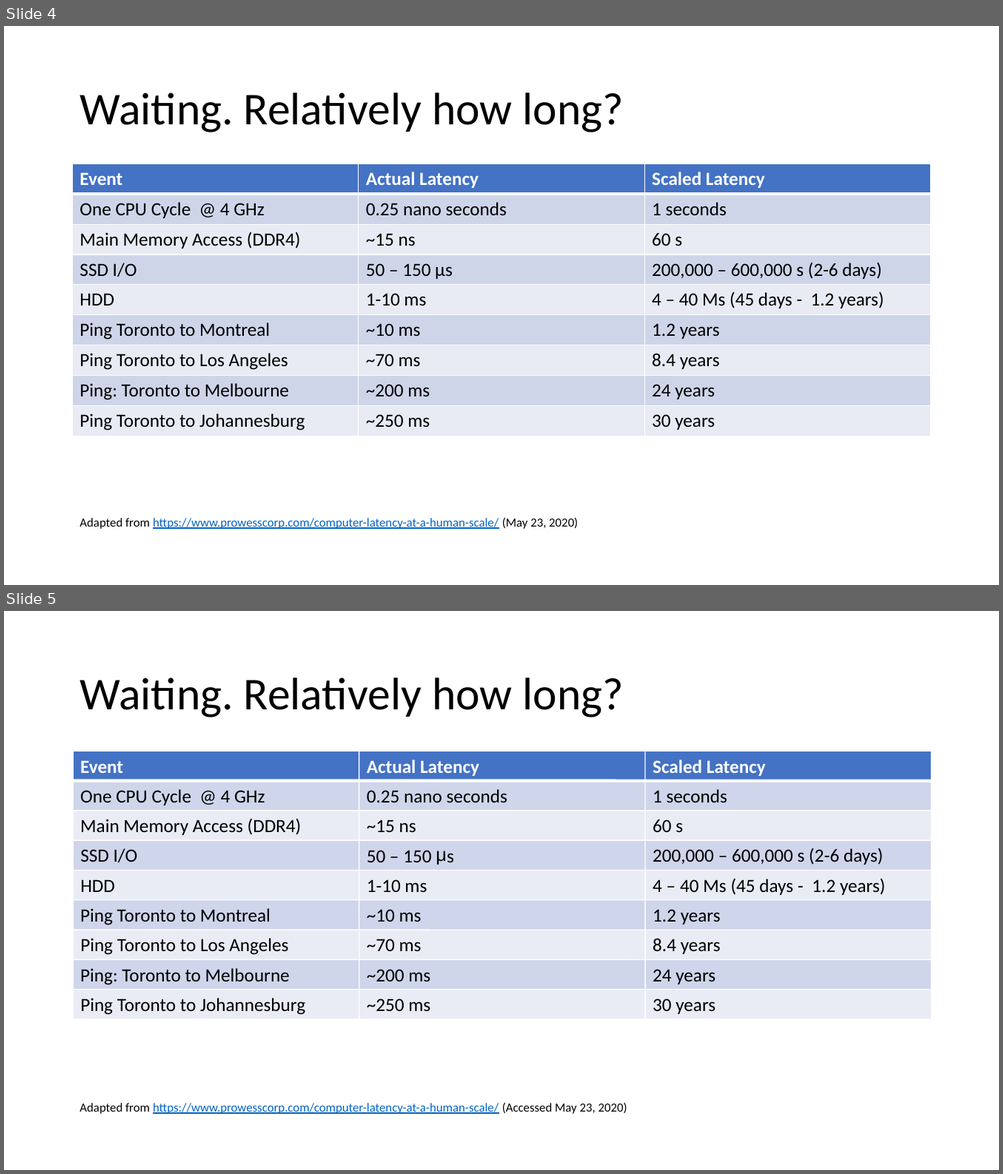
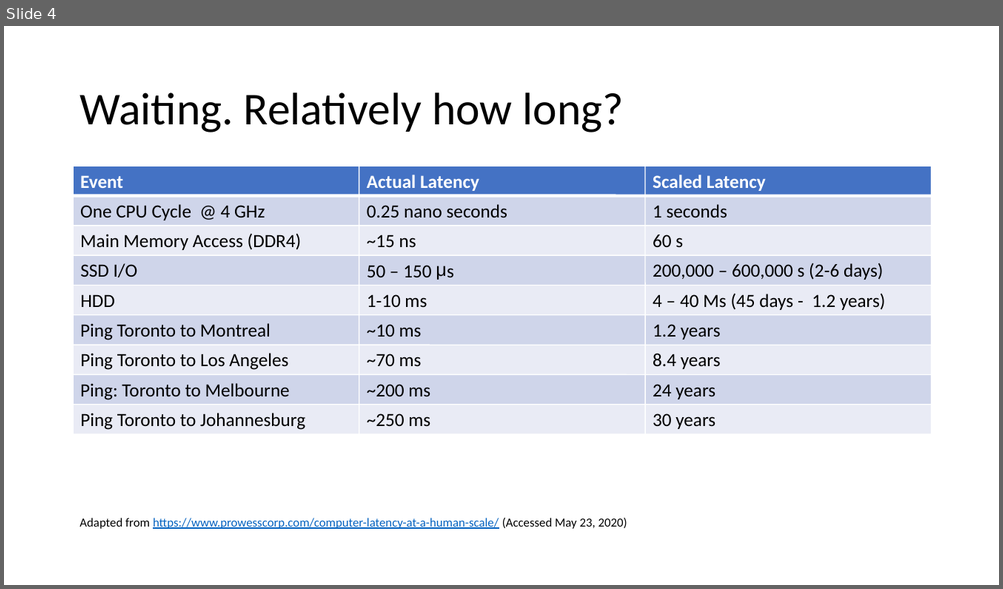
Before and after one commit to phBalance/PyYYC-Talk-20200527, a slide deck: 20200527_HighlyPerformantIO.pptx. Shown one above the other, each under a label of ours: slides 4 and 5 before the commit, slide 4 after it. The pictures are 1003x1174 and 1003x589 pixels, drawn with LibreOffice and Linux fonts; fonts in the diff are those of the drawing. Boxes give left, top, right and bottom in pixels: in the first picture for what was removed or moved away, otherwise in the second. Text is boxed around its words. In the diff, an @@ line names an element or a change of style, - is before the commit and + after.

Commit message:
Remove duplicate slide

```diff
--- a/20200527_HighlyPerformantIO.pptx
+++ b/20200527_HighlyPerformantIO.pptx
@@ slide 4 removed at (4, 26, 999, 585), background #FFFFFF @@
@@ title removed at (79, 93, 623, 133) @@
-Waiting. Relatively how long?
@@ table removed at (73, 164, 930, 434), 9 rows, 3 columns @@
-Event | Actual Latency | Scaled Latency
-One CPU Cycle @ 4 GHz | 0.25 nano seconds | 1 seconds
-Main Memory Access (DDR4) | ~15 ns | 60 s
-SSD I/O | 50 – 150 μs | 200,000 – 600,000 s (2-6 days)
-HDD | 1-10 ms | 4 – 40 Ms (45 days - 1.2 years)
-Ping Toronto to Montreal | ~10 ms | 1.2 years
-Ping Toronto to Los Angeles | ~70 ms | 8.4 years
-Ping: Toronto to Melbourne | ~200 ms | 24 years
-Ping Toronto to Johannesburg | ~250 ms | 30 years
@@ text removed at (79, 518, 578, 529) @@
-Adapted from https://www.prowesscorp.com/computer-latency-at-a-human-scale/ (May 23, 2020)
@@ what was slide 5 is now slide 4 @@
```
